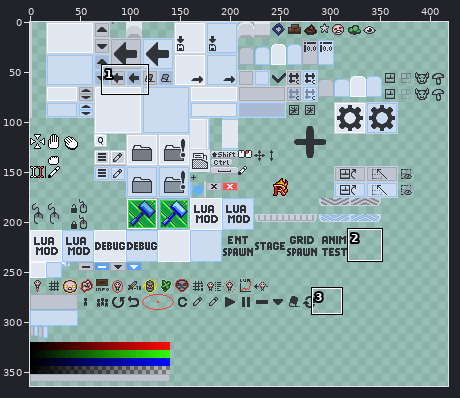
Two states of a sprite sheet, resources/gfx/editor/atlas copy.png. Above, an overview of the earlier version with the close-up marked.
Close-up. First the earlier version:
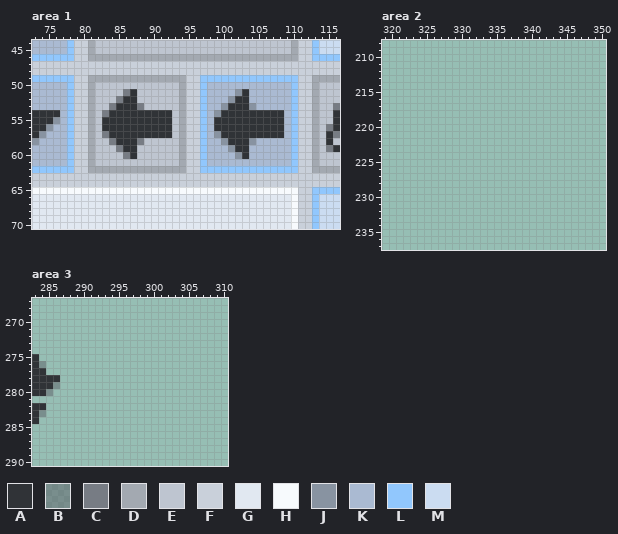
The file is 428x384 pixels. Colours within 5 levels of each other are drawn and written as one. Shown: area 1: x 73..116, y 44..70; area 2: x 319..350, y 208..237; area 3: x 283..310, y 267..290. The wide view leaves out empty margins.
Palette (. is transparent): A #303337  B #5d616883  C #777c84  D #a3a9b1  E #bec5d0  F #c9d0da  G #e1e8f1  H #f7fafd  J #8893a1  K #aabad2  L #91c7fd  M #cbdcf1
Pixels before, area 1, first column x 73:
44 KKKKKLFFDEEEEEEEEEEEEEEEEEEEEEEEEEEEEDFFLMMM
45 KKKKKLFFDEEEEEEEEEEEEEEEEEEEEEEEEEEEEDFFLMMM
46 LLLLLLFFDDDDDDDDDDDDDDDDDDDDDDDDDDDDDDFFLLLL
47 FFFFFFFFFFFFFFFFFFFFFFFFFFFFFFFFFFFFFFFFFFFF
48 FFFFFFFFFFFFFFFFFFFFFFFFFFFFFFFFFFFFFFFFFFFF
49 LLLLLLFFDDDDDDDDDDDDDDFFLLLLLLLLLLLLLLFFDDDD
50 KKKKKLFFDEEEEEEEEEEEEDFFLKKKKKKKKKKKKLFFDEEE
51 KKKKKLFFDEEEECAEEEEEEDFFLKKKKJAKKKKKKLFFDEEE
52 KKKKKLFFDEEECAAEEEEEEDFFLKKKJAAKKKKKKLFFDEEE
53 KKKKKLFFDEECAAACEEEEEDFFLKKJAAAJKKKKKLFFDEEC
54 AAAAKLFFDECAAAAAAAAAEDFFLKJAAAAAAAAAKLFFDEEA
55 AAAJKLFFDEAAAAAAAAAAEDFFLKAAAAAAAAAAKLFFDEEA
56 AAJKKLFFDEAAAAAAAAAAEDFFLKAAAAAAAAAAKLFFDECA
57 AJKKKLFFDECAAAAAAAAAEDFFLKJAAAAAAAAAKLFFDEAC
58 JKKKKLFFDEECAAACEEEEEDFFLKKJAAAJKKKKKLFFDEAE
59 KKKKKLFFDEEECAAEEEEEEDFFLKKKJAAKKKKKKLFFDECA
60 KKKKKLFFDEEEECAEEEEEEDFFLKKKKJAKKKKKKLFFDEEE
61 KKKKKLFFDEEEEEEEEEEEEDFFLKKKKKKKKKKKKLFFDEEE
62 LLLLLLFFDDDDDDDDDDDDDDFFLLLLLLLLLLLLLLFFDDDD
63 FFFFFFFFFFFFFFFFFFFFFFFFFFFFFFFFFFFFFFFFFFFF
64 FFFFFFFFFFFFFFFFFFFFFFFFFFFFFFFFFFFFFFFFFFFF
65 HHHHHHHHHHHHHHHHHHHHHHHHHHHHHHHHHHHHHHFFLLLL
66 GGGGGGGGGGGGGGGGGGGGGGGGGGGGGGGGGGGGGHFFLMMM
67 GGGGGGGGGGGGGGGGGGGGGGGGGGGGGGGGGGGGGHFFLMMM
68 GGGGGGGGGGGGGGGGGGGGGGGGGGGGGGGGGGGGGHFFLMMM
69 GGGGGGGGGGGGGGGGGGGGGGGGGGGGGGGGGGGGGHFFLMMM
70 GGGGGGGGGGGGGGGGGGGGGGGGGGGGGGGGGGGGGHFFLMMM
Pixels before, area 3, first column x 283:
275 A...
276 AB..
277 AA..
278 AAAA
279 AAAB
280 AAB.
281 ....
282 AA..
283 AB..
284 A...
After:
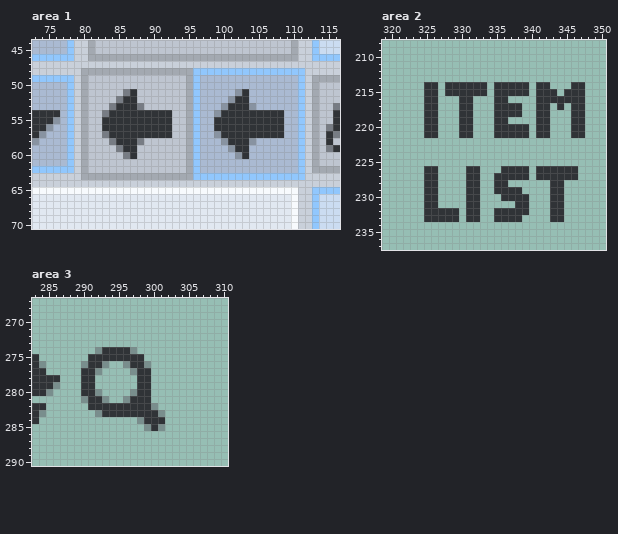
Difference:
Area 1:
y 48: x 80..111 FFFFFFFFFFFFFFFFFFFFFFFFFFFFFFFF -> DDDDDDDDDDDDDDDDLLLLLLLLLLLLLLLL
y 49: x 80..111 FDDDDDDDDDDDDDDFFLLLLLLLLLLLLLLF -> DEEEEEEEEEEEEEEDLKKKKKKKKKKKKKKL
y 50..61: x 80..81 FD -> DE; x 94..97 DFFL -> EDLK; x 110..111 LF -> KL
y 62: x 80..111 FDDDDDDDDDDDDDDFFLLLLLLLLLLLLLLF -> DEEEEEEEEEEEEEEDLKKKKKKKKKKKKKKL
y 63: x 80..111 FFFFFFFFFFFFFFFFFFFFFFFFFFFFFFFF -> DDDDDDDDDDDDDDDDLLLLLLLLLLLLLLLL
Area 2:
y 214: x 325..326 .. -> AA; x 328..333 ...... -> AAAAAA; x 335..339 ..... -> AAAAA; x 341..342 .. -> AA; x 346..347 .. -> AA
y 215: x 325..326 .. -> AA; x 328..333 ...... -> AAAAAA; x 335..339 ..... -> AAAAA; x 341..343 ... -> AAA; x 345..347 ... -> AAA
y 216: x 325..326 .. -> AA; x 330..331 .. -> AA; x 335..336 .. -> AA; x 341..347 ....... -> AAAAAAA
y 217: x 325..326 .. -> AA; x 330..331 .. -> AA; x 335..338 .... -> AAAA; x 341..342 .. -> AA; x 344 . -> A; x 346..347 .. -> AA
y 218: x 325..326 .. -> AA; x 330..331 .. -> AA; x 335..338 .... -> AAAA; x 341..342 .. -> AA; x 346..347 .. -> AA
y 219: x 325..326 .. -> AA; x 330..331 .. -> AA; x 335..336 .. -> AA; x 341..342 .. -> AA; x 346..347 .. -> AA
y 220..221: x 325..326 .. -> AA; x 330..331 .. -> AA; x 335..339 ..... -> AAAAA; x 341..342 .. -> AA; x 346..347 .. -> AA
y 226: x 325..326 .. -> AA; x 331..332 .. -> AA; x 336..339 .... -> AAAA; x 341..346 ...... -> AAAAAA
y 227: x 325..326 .. -> AA; x 331..332 .. -> AA; x 335..339 ..... -> AAAAA; x 341..346 ...... -> AAAAAA
y 228: x 325..326 .. -> AA; x 331..332 .. -> AA; x 335..336 .. -> AA; x 343..344 .. -> AA
y 229: x 325..326 .. -> AA; x 331..332 .. -> AA; x 335..338 .... -> AAAA; x 343..344 .. -> AA
y 230: x 325..326 .. -> AA; x 331..332 .. -> AA; x 336..339 .... -> AAAA; x 343..344 .. -> AA
y 231: x 325..326 .. -> AA; x 331..332 .. -> AA; x 338..339 .. -> AA; x 343..344 .. -> AA
y 232: x 325..329 ..... -> AAAAA; x 331..332 .. -> AA; x 335..339 ..... -> AAAAA; x 343..344 .. -> AA
y 233: x 325..329 ..... -> AAAAA; x 331..332 .. -> AA; x 335..338 .... -> AAAA; x 343..344 .. -> AA
Area 3:
y 274: x 292..297 ...... -> BAAAAB
y 275: x 291..298 ........ -> AAAAAAAA
y 276: x 290..293 .... -> BAAB; x 296..299 .... -> BAAB
y 277: x 290..292 ... -> AAB; x 297..299 ... -> BAA
y 278..279: x 290..291 .. -> AA; x 298..299 .. -> AA
y 280: x 290..292 ... -> AAB; x 297..299 ... -> BAA
y 281: x 290..293 .... -> BAAB; x 296..299 .... -> BAAA
y 282: x 291..300 .......... -> AAAAAAAAAB
y 283: x 292..301 .......... -> BAAAAAAAAB
y 284: x 298..301 .... -> BAAA
y 285: x 299..301 ... -> BAB
Where, in picture pixels (left, top, right, bottom), the same in both close-ups:
changed: (81, 68, 305, 180)
added: (424, 82, 585, 138)
added: (424, 166, 578, 222)
added: (81, 347, 165, 431)
